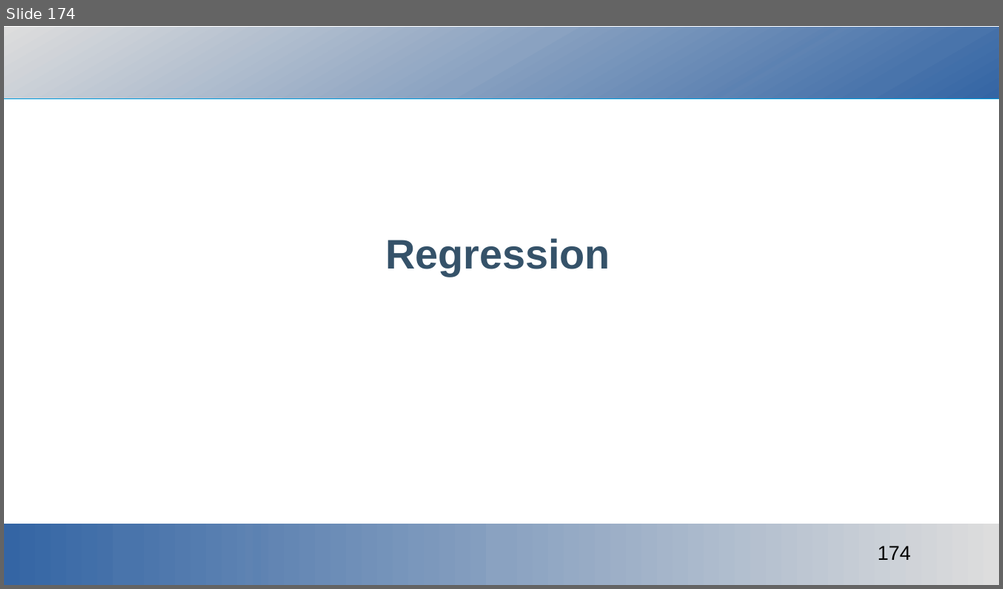
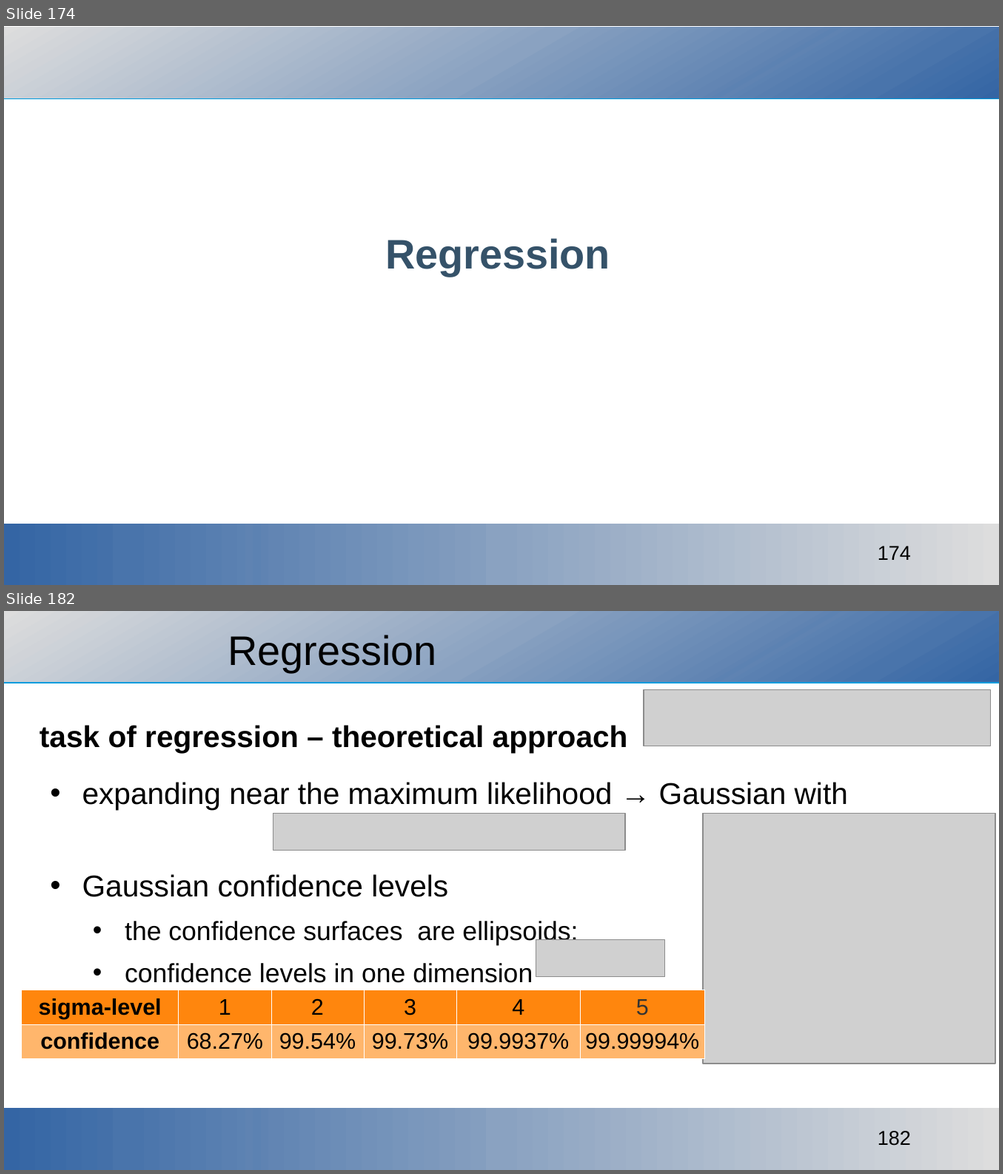
Before and after one commit to ajakovac/ML-in-Practice-I, a slide deck: ML in practice.odp. Shown one above the other, each under a label of ours: slide 174 before the commit, slides 174 and 182 after it; the slides between them are not shown. The pictures are 1003x589 and 1003x1174 pixels, drawn with LibreOffice and Linux fonts; fonts in the diff are those of the drawing; grey boxes stand for pictures; background and template pictures are left out. Boxes give left, top, right and bottom in pixels: in the first picture for what was removed or moved away, otherwise in the second. Text is boxed around its words. In the diff, an @@ line names an element or a change of style, - is before the commit and + after.

Commit message:
regression, probability methods

```diff
--- a/ML in practice.odp
+++ b/ML in practice.odp
@@ slide 182 added at (x1=4, y1=611, x2=999, y2=1170), background #FFFFFF; not listed: 1 template element that a slide beside it also shows @@
@@ rectangle added at (x1=4, y1=611, x2=999, y2=682), fill gradient #DDDDDD to #DADBDC to #D8D9DB to #D5D7DA to #D2D5D9 to #D0D3D8 @@
@@ title added at (x1=227, y1=635, x2=437, y2=672), 33 pt, text #000000 @@
+Regression
@@ picture added at (x1=644, y1=690, x2=990, y2=746) @@
@@ text added at (x1=40, y1=725, x2=848, y2=983), 24 pt, text #000000 @@
+task of regression – theoretical approach
+• expanding near the maximum likelihood → Gaussian with
+• Gaussian confidence levels
+  • the confidence surfaces are ellipsoids:
+  • confidence levels in one dimension
@@ picture added at (x1=274, y1=813, x2=626, y2=850) @@
@@ picture added at (x1=703, y1=813, x2=995, y2=1064) @@
@@ picture added at (x1=535, y1=940, x2=665, y2=977) @@
@@ table added at (x1=21, y1=991, x2=704, y2=1059), 2 rows, 6 columns @@
+sigma-level | 1 | 2 | 3 | 4 | 5
+confidence | 68.27% | 99.54% | 99.73% | 99.9937% | 99.99994%
@@ rectangle added at (x1=4, y1=1108, x2=999, y2=1170), fill gradient #DDDDDD to #DADBDC to #D8D9DB to #D5D7DA to #D2D5D9 to #D0D3D8 @@
```
Also in this commit, not shown: 5 slides changed, 47 other slides added, 2 slides removed, 23 other files.
